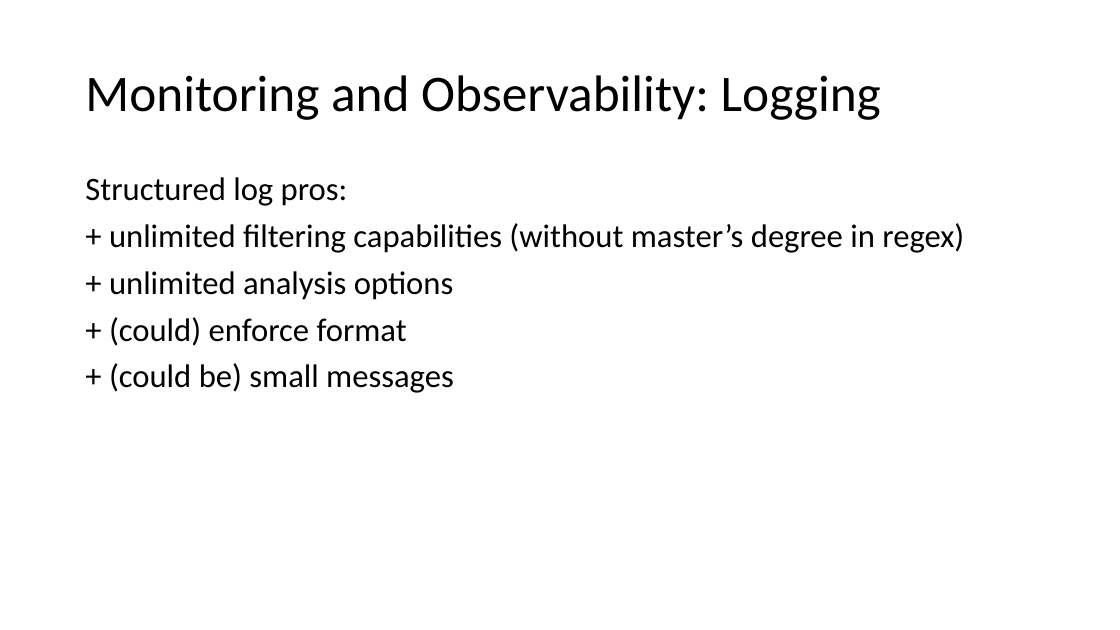
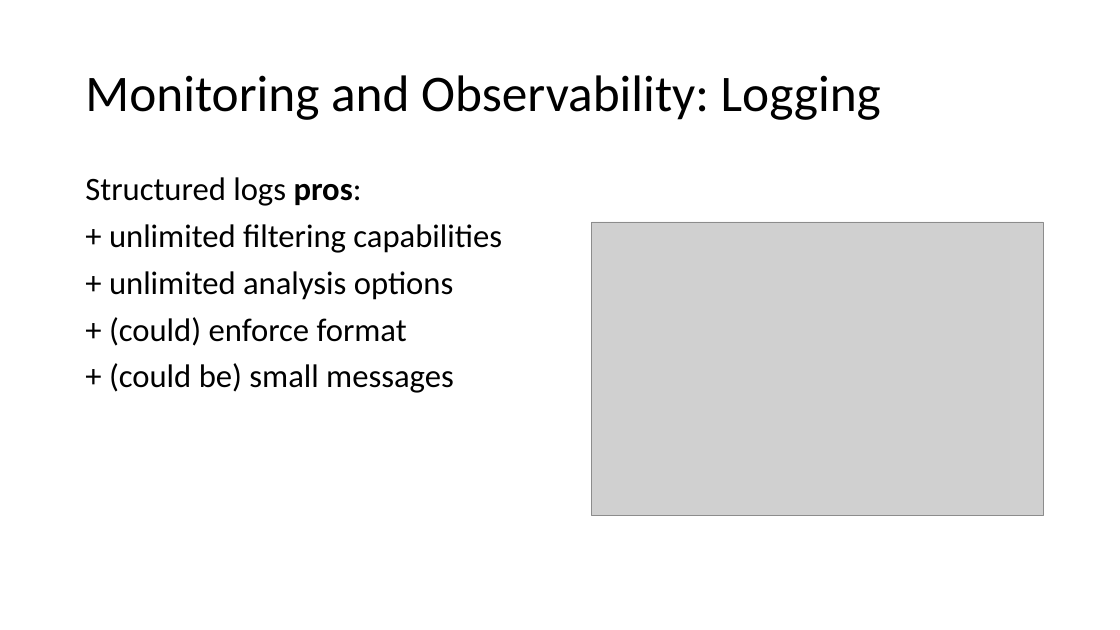
Before and after one commit to v1r7u/cloud_computing_old, a slide deck: slide 37 of presentations/05_Monitoring_Pricing.pptx (slide 38 before the commit). Drawn at 1120x630 pixels with LibreOffice and Linux fonts; fonts in the diff are those of the drawing; grey boxes stand for pictures. Boxes give left, top, right and bottom in pixels: in the first picture for what was removed or moved away, otherwise in the second. Text is boxed around its words. In the diff, an @@ line names an element or a change of style, - is before the commit and + after.

```diff
--- a/presentations/05_Monitoring_Pricing.pptx
+++ b/presentations/05_Monitoring_Pricing.pptx
@@ text at (85,177,502,253): text changed @@
-Structured log pros:
-+ unlimited filtering capabilities (without master’s degree in regex)
+Structured logs pros:
++ unlimited filtering capabilities
@@ picture added at (592,222,1044,515) @@
```
Also in this commit, not shown: 10 other slides changed, 3 other files.
